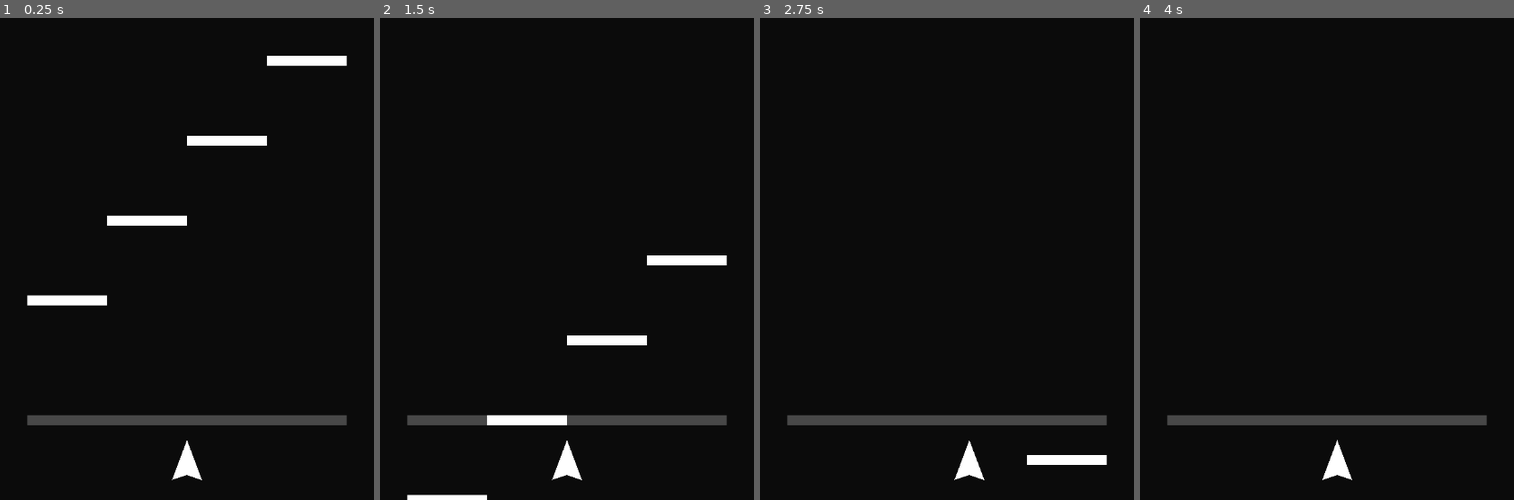
Above: before the commit, frames 1-4 (left to right).
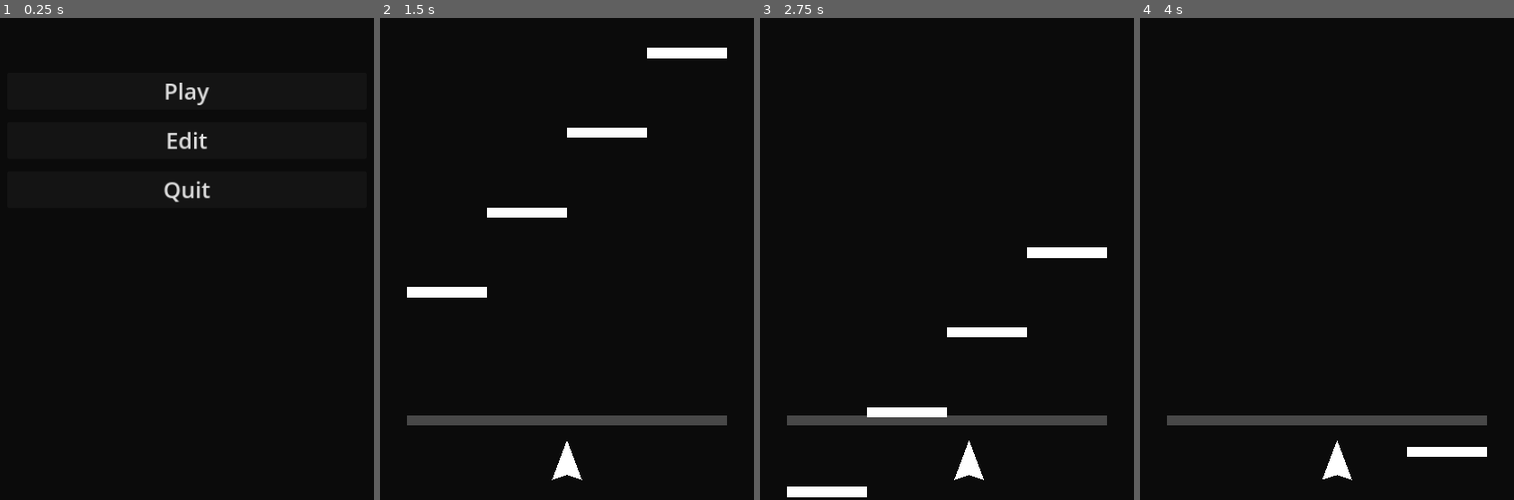
Above: after the commit, the same moments.

Repository: itsMapleLeaf/beat-breaker
Game: Godot game, scene res://title.tscn
The game is run twice, just before and just after one commit, with the same random seed, the same clock (stepped at 60 frames per second) and the same inputs. Before the commit the project starts from res://gameplay.tscn.
Inputs (mouse positions are in pixels of both pictures, inside the frame that each line leads up to):
- Up to frame 1 (0.25 s): no input
- Up to frame 2 (1.5 s): click (567, 138) at 0.5 s, where only the run after the commit has a clickable "Edit"; click (567, 90) at 1.25 s, where only the run after the commit has a clickable "Play"
- Up to frame 3 (2.75 s): tap Enter at 2 s; move the mouse to (969, 138) at 2.02 s
- Up to frame 4 (4 s): move the mouse to (1308, 143) at 2.77 s; move the mouse to (1338, 128) at 3.52 s

The runs differ from the first frame. In frame 1, 4.6% of the frame differs, in the area x 7-93%, y 7-96%; in frame 2, 3.5%; in frame 3, 2.3%; in frame 4, 0.5%.

Commit message:
title menu

Diff:
--- a/project.godot
+++ b/project.godot
@@ -11,7 +11,7 @@
 [application]
 
 config/name="beat breaker"
-run/main_scene="res://gameplay.tscn"
+run/main_scene="res://title.tscn"
 config/features=PackedStringArray("4.3", "Mobile")
 config/icon="res://icon.svg"
 
@@ -19,6 +19,7 @@
 
 window/size/viewport_width=640
 window/size/viewport_height=1152
+window/stretch/mode="canvas_items"
 
 [input]
 
--- /dev/null
+++ b/theme.tres
@@ -0,0 +1,4 @@
+[gd_resource type="Theme" format=3 uid="uid://c2jpugora5i0n"]
+
+[resource]
+default_font_size = 36
--- /dev/null
+++ b/title.gd
@@ -0,0 +1,22 @@
+extends Control
+
+@onready var play_button: Button = %PlayButton
+@onready var edit_button: Button = %EditButton
+@onready var quit_button: Button = %QuitButton
+
+
+func _input(event: InputEvent) -> void:
+	if event.is_action_pressed("ui_cancel"):
+		get_tree().quit()
+
+
+func _on_play_button_down() -> void:
+	get_tree().change_scene_to_file("res://gameplay.tscn")
+
+
+func _on_edit_button_down() -> void:
+	pass # Replace with function body.
+
+
+func _on_quit_button_down() -> void:
+	get_tree().quit()
--- /dev/null
+++ b/title.tscn
@@ -0,0 +1,51 @@
+[gd_scene load_steps=3 format=3 uid="uid://cvt785qoocb7p"]
+
+[ext_resource type="Theme" uid="uid://c2jpugora5i0n" path="res://theme.tres" id="1_1042o"]
+[ext_resource type="Script" path="res://title.gd" id="1_k53si"]
+
+[node name="Title" type="Control"]
+layout_mode = 3
+anchors_preset = 15
+anchor_right = 1.0
+anchor_bottom = 1.0
+grow_horizontal = 2
+grow_vertical = 2
+script = ExtResource("1_k53si")
+
+[node name="MarginContainer" type="MarginContainer" parent="."]
+layout_mode = 1
+anchors_preset = 15
+anchor_right = 1.0
+anchor_bottom = 1.0
+grow_horizontal = 2
+grow_vertical = 2
+theme = ExtResource("1_1042o")
+theme_override_constants/margin_left = 32
+theme_override_constants/margin_right = 32
+
+[node name="VBoxContainer" type="VBoxContainer" parent="MarginContainer"]
+layout_mode = 2
+theme_override_constants/separation = 20
+alignment = 1
+
+[node name="PlayButton" type="Button" parent="MarginContainer/VBoxContainer"]
+unique_name_in_owner = true
+layout_mode = 2
+theme = ExtResource("1_1042o")
+text = "Play"
+
+[node name="EditButton" type="Button" parent="MarginContainer/VBoxContainer"]
+unique_name_in_owner = true
+layout_mode = 2
+theme = ExtResource("1_1042o")
+text = "Edit"
+
+[node name="QuitButton" type="Button" parent="MarginContainer/VBoxContainer"]
+unique_name_in_owner = true
+layout_mode = 2
+theme = ExtResource("1_1042o")
+text = "Quit"
+
+[connection signal="button_down" from="MarginContainer/VBoxContainer/PlayButton" to="." method="_on_play_button_down"]
+[connection signal="button_down" from="MarginContainer/VBoxContainer/EditButton" to="." method="_on_edit_button_down"]
+[connection signal="button_down" from="MarginContainer/VBoxContainer/QuitButton" to="." method="_on_quit_button_down"]
